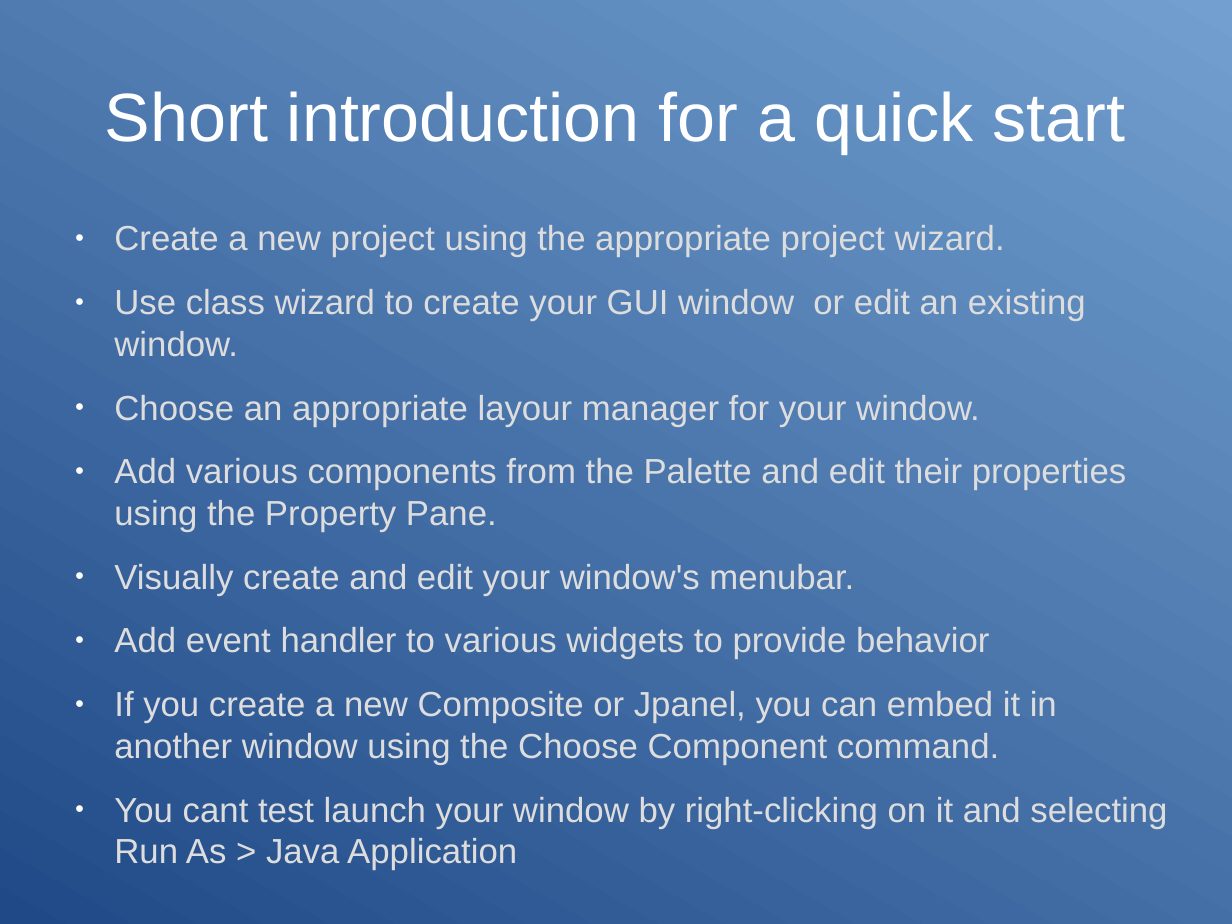
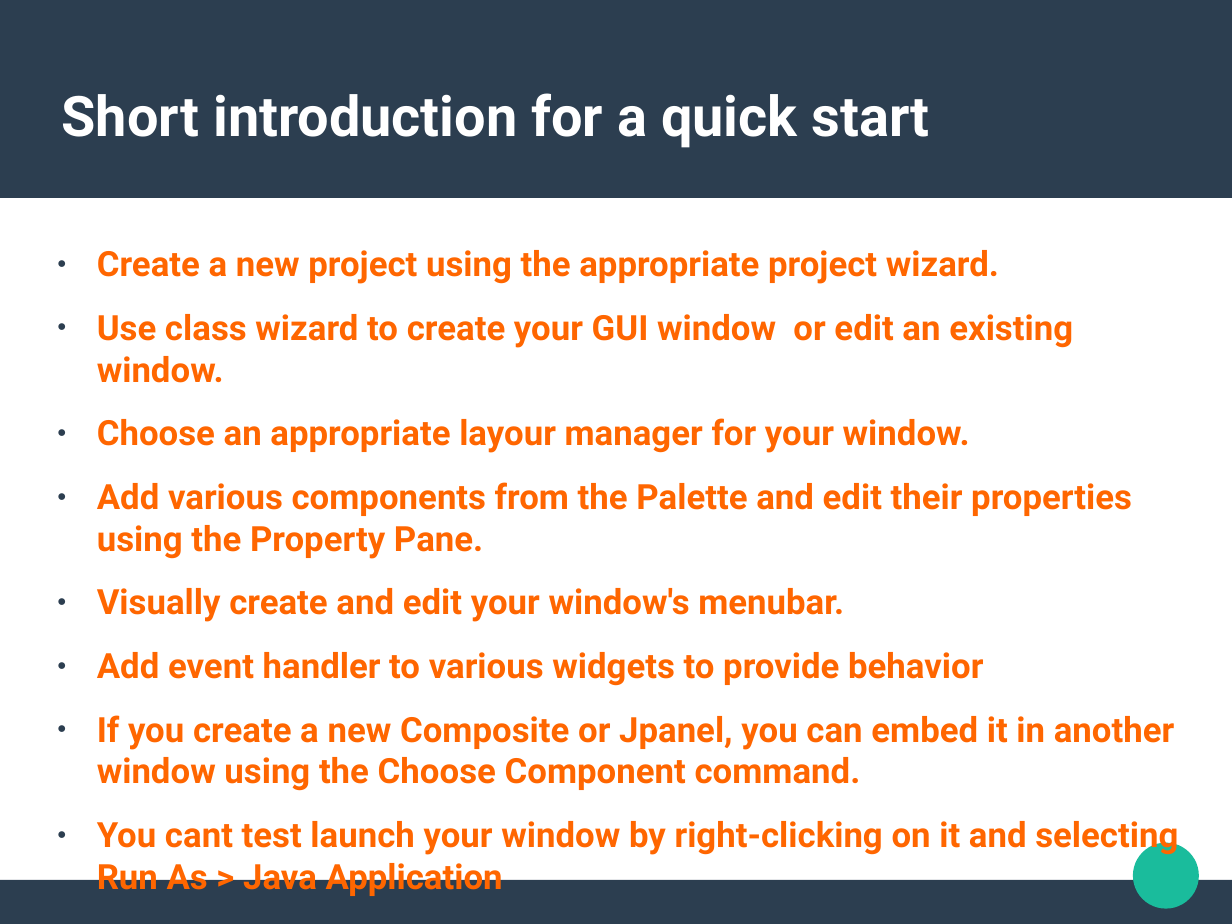
Before and after one commit to alu0100881677/PAI-WindowBuilder, a slide deck: slide 5 of Presentacion.odp (slide 4 before the commit). Drawn at 1232x924 pixels with LibreOffice and Linux fonts; fonts in the diff are those of the drawing. Boxes give left, top, right and bottom in pixels: in the first picture for what was removed or moved away, otherwise in the second. Text is boxed around its words. In the diff, an @@ line names an element or a change of style, - is before the commit and + after.

```diff
--- a/Presentacion.odp
+++ b/Presentacion.odp
@@ background gradient #204A87 to #729FCF to #FFFFFF @@
@@ rectangle added at (0, 0, 1232, 198), fill #2C3E50 @@
@@ title "Short introduction for a quick ...": place and size @@
-title "Short introduction for a quick ..." at (105, 91, 1125, 153)
+title "Short introduction for a quick ..." at (62, 93, 930, 148)
@@ title "Short introduction for a quick ..." at (62, 93, 930, 148): size 44 to 36 pt, font Arial to Roboto, bold on; alignment centre to left @@
@@ text "Create a new project using ...": place and size @@
-text "Create a new project using ..." at (114, 225, 1167, 870)
+text "Create a new project using ..." at (97, 250, 1178, 856)
@@ text "Create a new project using ..." at (97, 250, 1178, 856): font Arial to Roboto, text colour #DDDDDD to #FF6600, bold on; bullet colour #FFFFFF to #2C3E50 @@
@@ ellipse added at (1134, 843, 1200, 909), fill #1ABC9C @@
@@ rectangle added at (0, 880, 1232, 923), fill #2C3E50 @@
```
Also in this commit, not shown: 5 other slides changed, 4 slides added, 1 slide removed, 1 other file.
